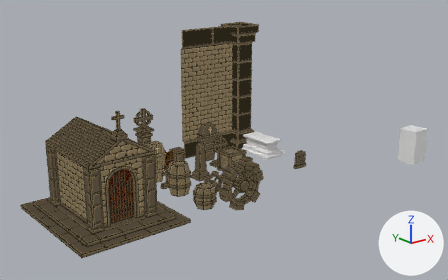
The Blender file Assets/_VanHelsingVR/Art/Blender/Props/Graveyard/Graveyard.blend: old version first, new version second.
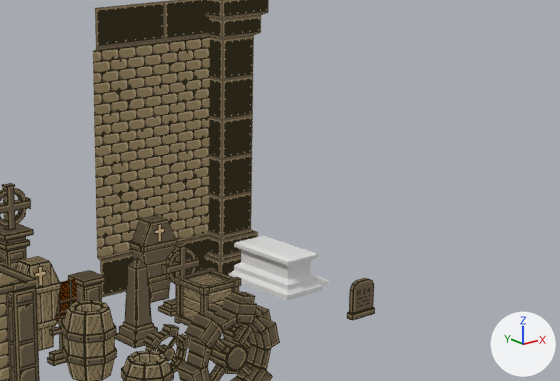
Each version appears first whole from a 50 mm lens placed at (-22.38, -19.59, 11.14), pointed at (-4.19, 3.15, 2.05), and next in a close-up on the part from 31% to 87% of the width and 10% to 70% of the height. Arrows for +X, +Y and +Z are at lower right; the lights stay in place. The last two pictures show the newer version.

Names of what the first close-up shows: 'Barrel', 'BigSteam.001', 'Box', 'Cover', 'Cover.001', 'Cube', 'Cube.001', 'GraveStone', 'GraveStone.003', 'LargePilar', 'Mausoleum', 'Pillar', 'Wall' and 11 more.
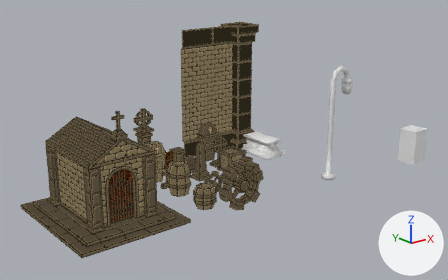
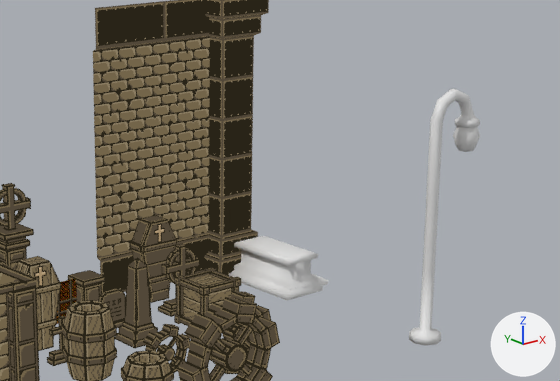
Pixel boxes [x1, y1, x2, y2] of what changed, in the close-ups (560 x 381 px):
'Cylinder', added: after [409, 88, 480, 346]
'GraveStone.003', moved: before [347, 278, 375, 321]; after [98, 288, 126, 328]
'Cube.003', added: after [453, 126, 480, 152]
part 1 of me_cube_016, shading changed: [229, 249, 323, 300] in both

Patch to the scene script:
```diff
--- a/Assets/_VanHelsingVR/Art/Blender/Props/Graveyard/Graveyard.blend.py
+++ b/Assets/_VanHelsingVR/Art/Blender/Props/Graveyard/Graveyard.blend.py
@@ me_cube_016 @@
 me_cube_016.from_pydata(...)  # 32 vertices, 30 faces; spans x -0.59..0.59, y -1.09..1.09, z -0.25..0.17
 # used by ob_cube; location = (0.0, 5.0, 0.5); scale = (1.0, 1.0, 2.0)
+# me_cube_016 part 1: all faces are now shaded smooth (30 of 30 changed)
@@ me_cube_022 @@
+me_cube_022.from_pydata(...)  # 26 vertices, 28 faces; spans x -0.25..0.25, y -0.25..0.25, z -0.518..0.208
+me_cube_022.polygons.foreach_set('use_smooth', [True] * 28)
@@ me_cylinder_003 @@
+me_cylinder_003.from_pydata(...)  # 112 vertices, 108 faces; spans x -0.34..1.25, y -0.34..0.34, z 0.0..5.62
+me_cylinder_003.polygons.foreach_set('use_smooth', [True] * 108)
@@ ob_gravestone_003 @@
 ob_gravestone_003 = bpy.data.objects.new('GraveStone.003', me_cube_004)
-ob_gravestone_003.location = (0.0, 2.0, 0.45)
+ob_gravestone_003.location = (-5.0, 5.0, 0.45)
@@ ob_cube_003 @@
+ob_cube_003 = bpy.data.objects.new('Cube.003', me_cube_022)
+ob_cube_003.location = (1.0, 0.0, 4.72)
+ob_cube_003.scale = (1.08, 1.08, 1.08)
@@ ob_cylinder @@
+ob_cylinder = bpy.data.objects.new('Cylinder', me_cylinder_003)
+ob_cylinder.location = (0.0, 0.0, 0.0)
```
